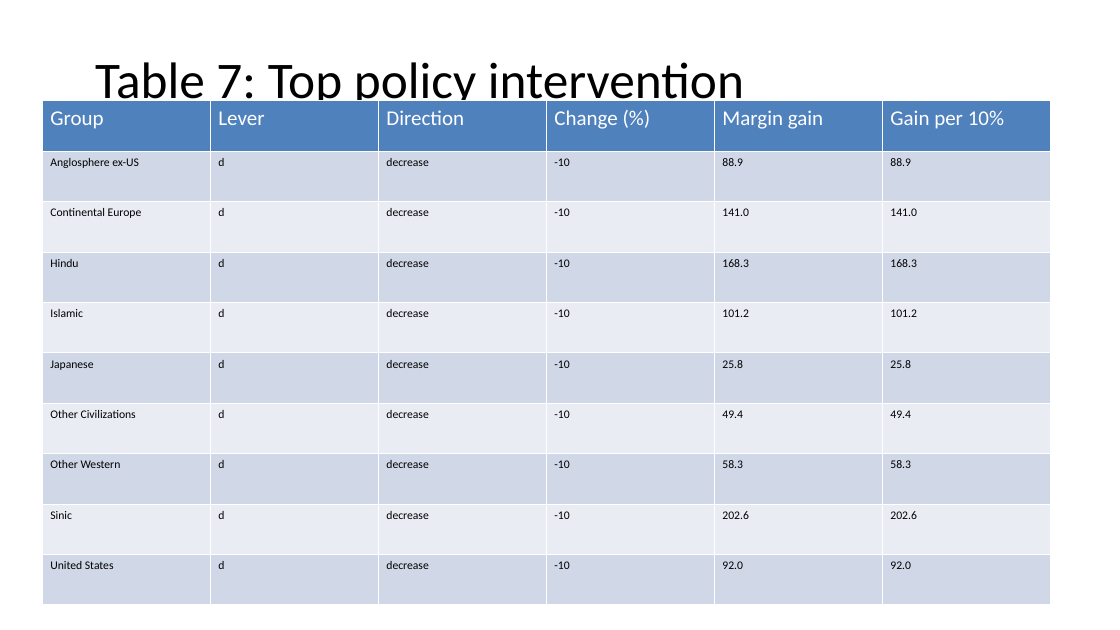
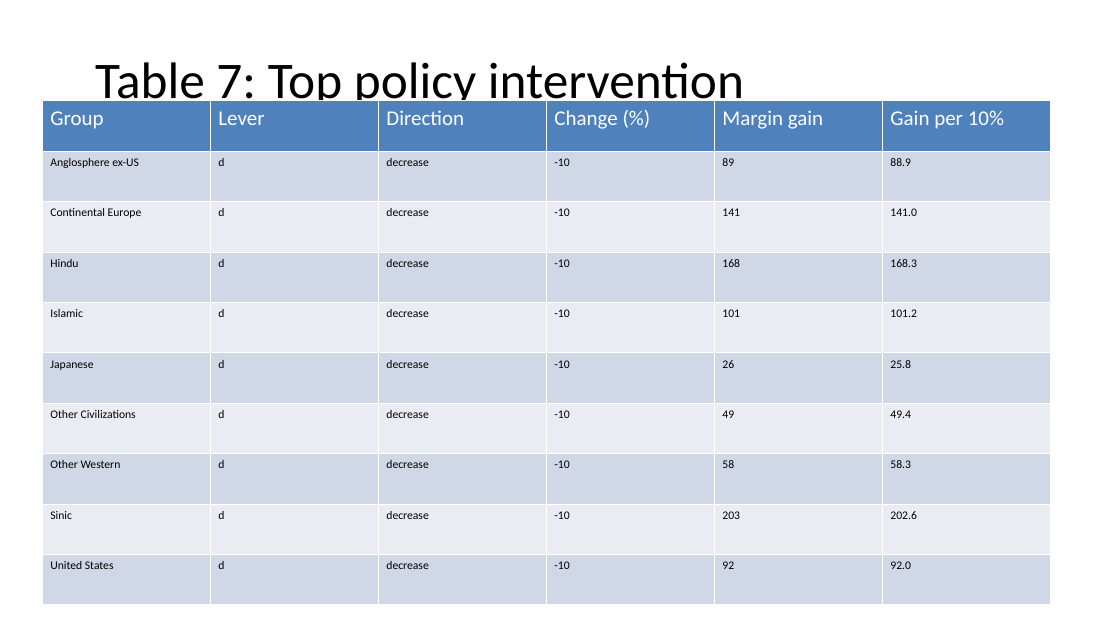
Before and after one commit to bougtoir/heat-accidents-mortality, a slide deck: slide 12 of researcher_mobility_ode/docs/manuscript_full_article_figures.pptx. Drawn at 1120x630 pixels with LibreOffice and Linux fonts; fonts in the diff are those of the drawing. Boxes give left, top, right and bottom in pixels: in the first picture for what was removed or moved away, otherwise in the second. Text is boxed around its words. In the diff, an @@ line names an element or a change of style, - is before the commit and + after.

```diff
--- a/researcher_mobility_ode/docs/manuscript_full_article_figures.pptx
+++ b/researcher_mobility_ode/docs/manuscript_full_article_figures.pptx
@@ table at box(42, 101, 1050, 605) @@
-row 2, column 5: 88.9
+row 2, column 5: 89
-row 3, column 5: 141.0
+row 3, column 5: 141
-row 4, column 5: 168.3
+row 4, column 5: 168
-row 5, column 5: 101.2
+row 5, column 5: 101
-row 6, column 5: 25.8
+row 6, column 5: 26
-row 7, column 5: 49.4
+row 7, column 5: 49
-row 8, column 5: 58.3
+row 8, column 5: 58
-row 9, column 5: 202.6
+row 9, column 5: 203
-row 10, column 5: 92.0
+row 10, column 5: 92
```
Also in this commit, not shown: 4 other slides changed, 7 other files.
